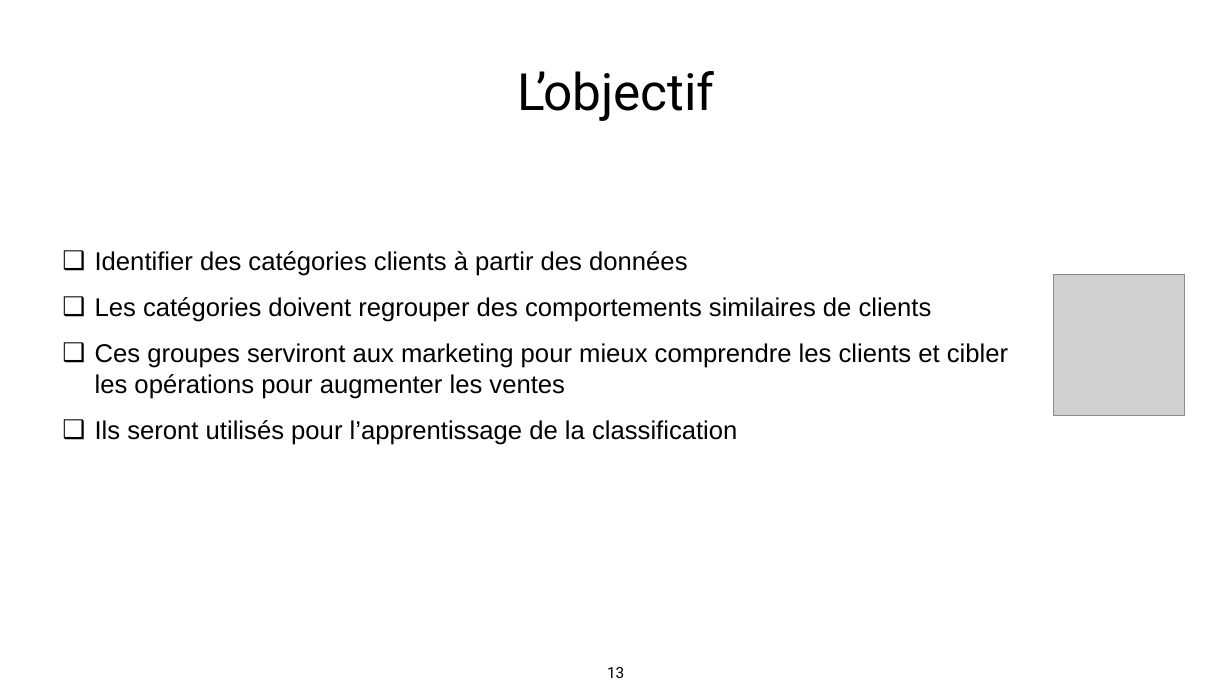
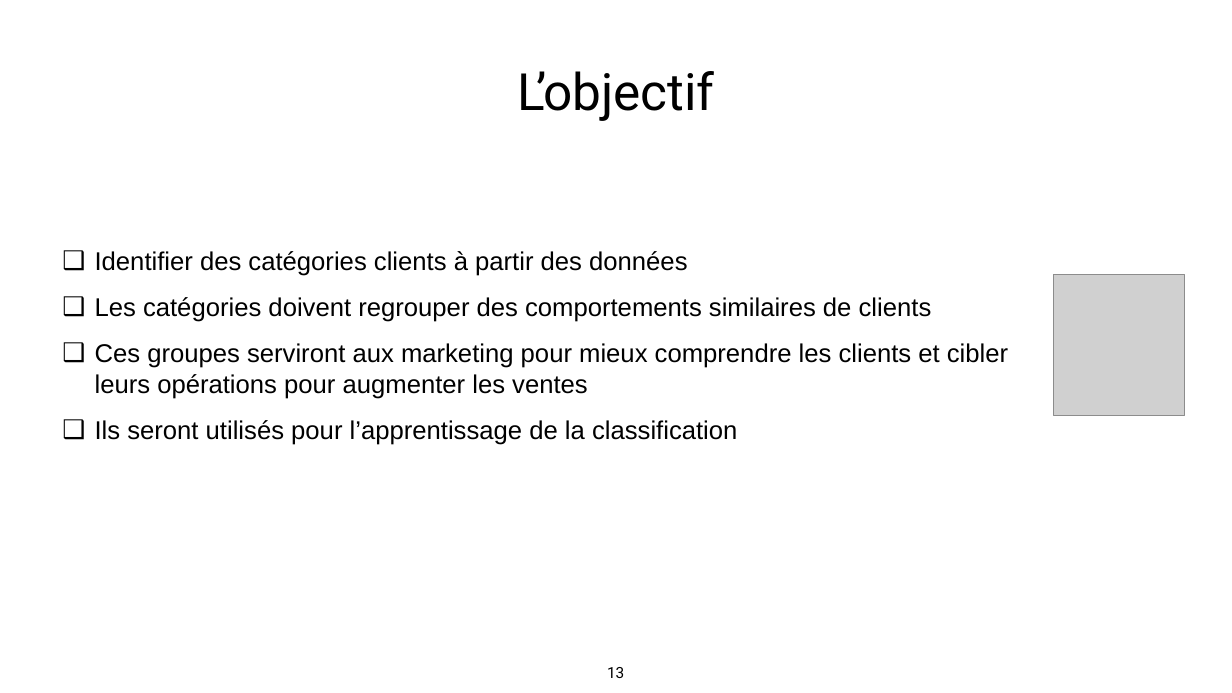
Before and after one commit to makboulhoussen/projet5, a slide deck: slide 13 of rapport/DS-Projet5-AzimM-V1.0.pptx. Drawn at 1232x693 pixels with LibreOffice and Linux fonts; fonts in the diff are those of the drawing; grey boxes stand for pictures. Boxes give left, top, right and bottom in pixels: in the first picture for what was removed or moved away, otherwise in the second. Text is boxed around its words. In the diff, an @@ line names an element or a change of style, - is before the commit and + after.

```diff
--- a/rapport/DS-Projet5-AzimM-V1.0.pptx
+++ b/rapport/DS-Projet5-AzimM-V1.0.pptx
@@ text at <box>95,343,1008,399</box>: text changed @@
-❑ Ces groupes serviront aux marketing pour mieux comprendre les clients et cibler les opérations pour augmenter les ventes
+❑ Ces groupes serviront aux marketing pour mieux comprendre les clients et cibler leurs opérations pour augmenter les ventes
```
Also in this commit, not shown: 5 other slides changed, 3 slides added.
